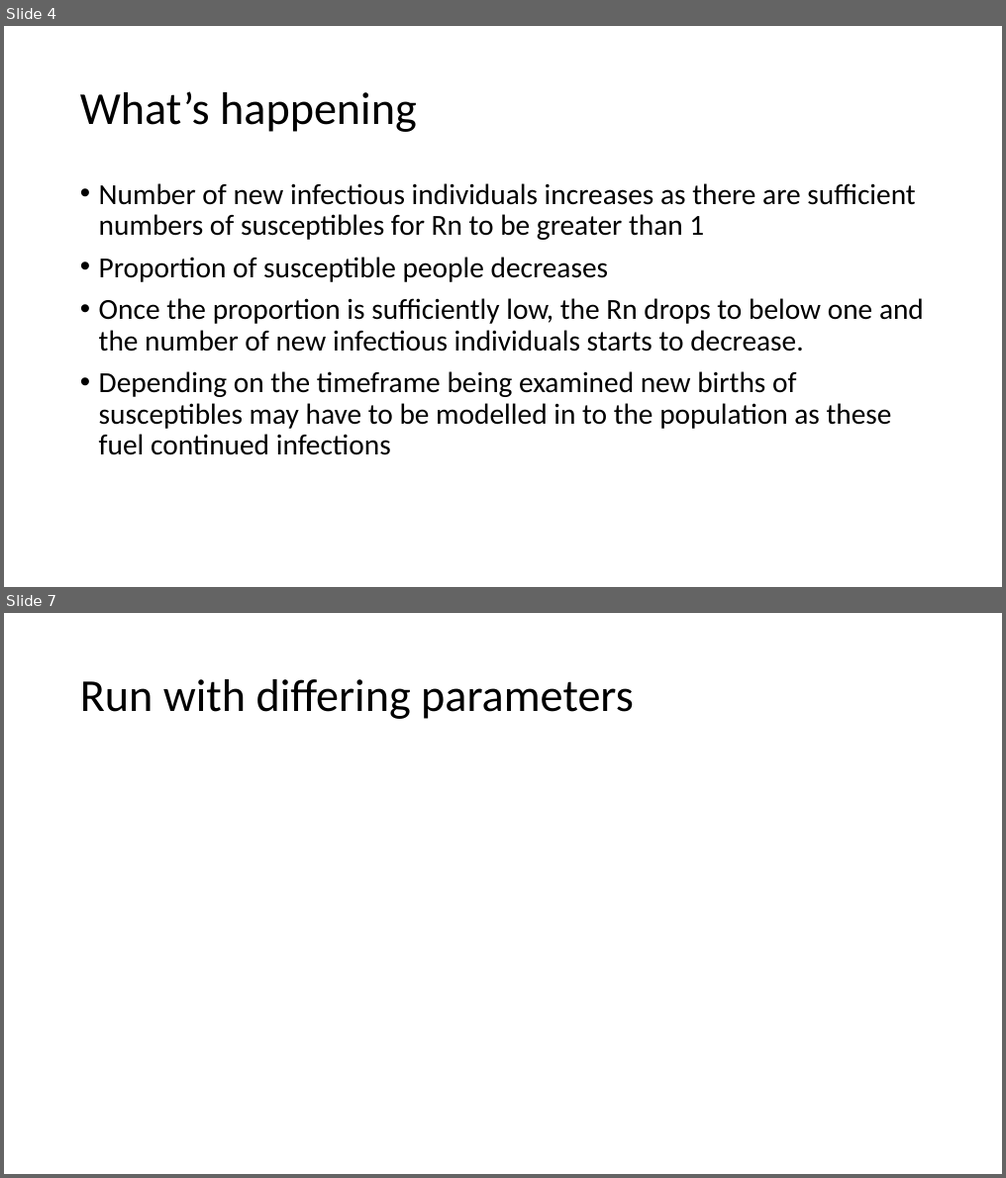
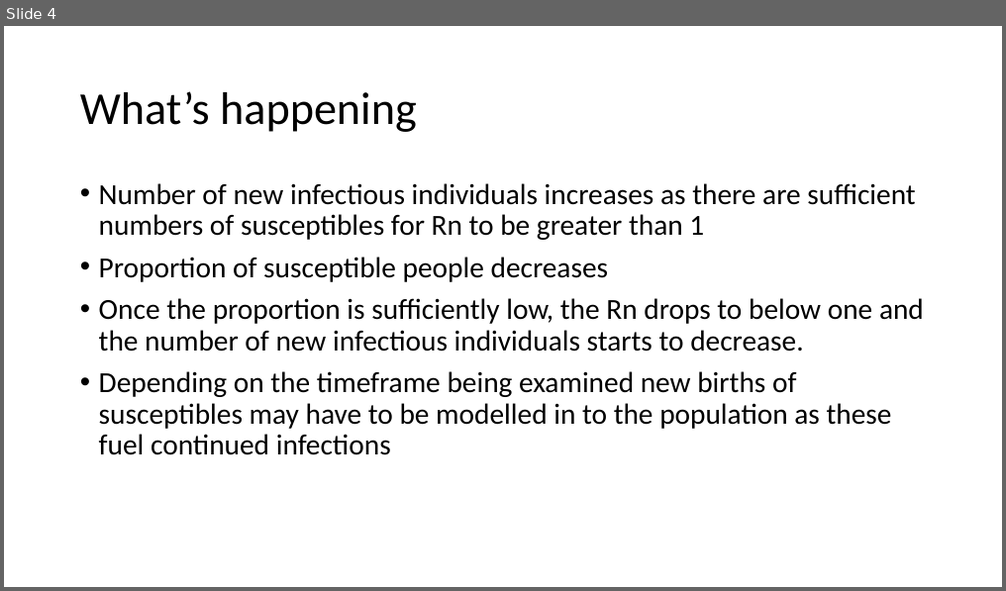
Before and after one commit to CJGRobins/R_Teaching, a slide deck: Session 8/Session 8.pptx. Shown one above the other, each under a label of ours: slides 4 and 7 before the commit, slide 4 after it; the slides between them are not shown. The pictures are 1006x1178 and 1006x591 pixels, drawn with LibreOffice and Linux fonts; fonts in the diff are those of the drawing. Boxes give left, top, right and bottom in pixels: in the first picture for what was removed or moved away, otherwise in the second. Text is boxed around its words. In the diff, an @@ line names an element or a change of style, - is before the commit and + after.

```diff
--- a/Session 8/Session 8.pptx
+++ b/Session 8/Session 8.pptx
@@ slide 7 removed at [4, 613, 1002, 1174], background #FFFFFF @@
@@ title removed at [80, 679, 634, 719] @@
-Run with differing parameters
```
Also in this commit, not shown: 1 slide changed, 14 slides added, 5 other slides removed.
